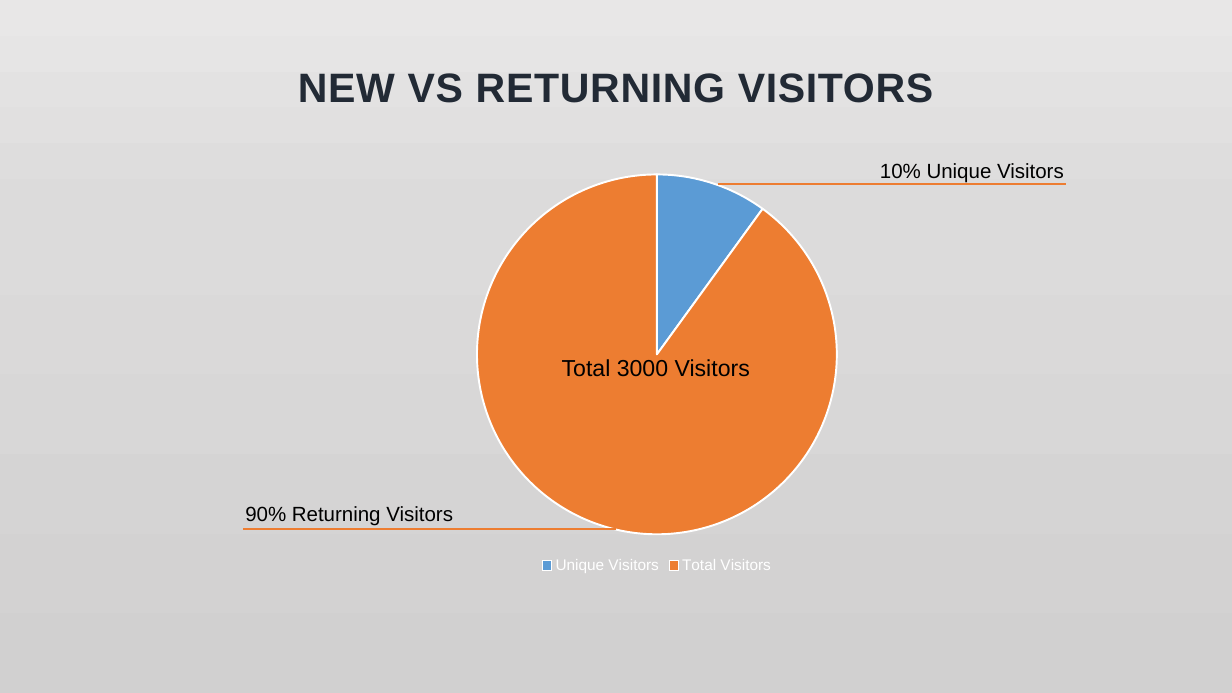
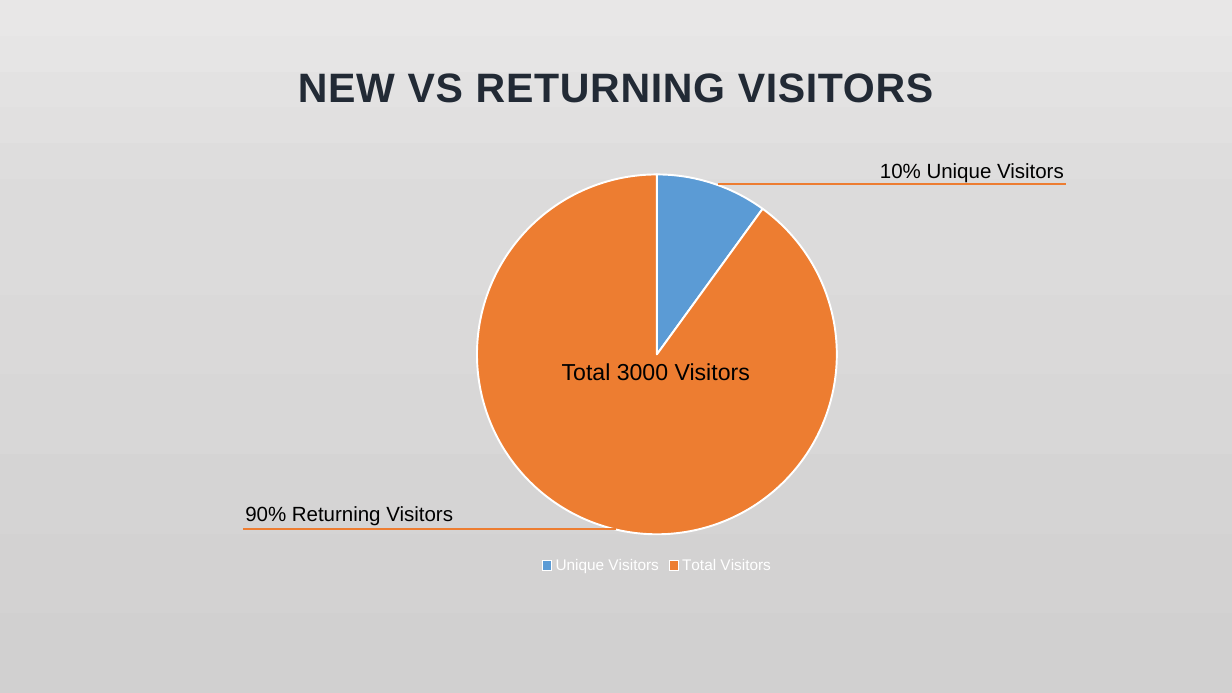
Before and after one commit to jerseycity2018/team-6, a slide deck: slide 5 of Presentation.pptx (slide 7 before the commit). Drawn at 1232x693 pixels with LibreOffice and Linux fonts; fonts in the diff are those of the drawing; background and template pictures are left out. Boxes give left, top, right and bottom in pixels: in the first picture for what was removed or moved away, otherwise in the second. Text is boxed around its words. In the diff, an @@ line names an element or a change of style, - is before the commit and + after.

```diff
--- a/Presentation.pptx
+++ b/Presentation.pptx
@@ text "Total 3000 Visitors": place and size @@
-text "Total 3000 Visitors" at [562, 359, 750, 377]
+text "Total 3000 Visitors" at [562, 363, 750, 381]
```
Also in this commit, not shown: 1 other slide changed.
